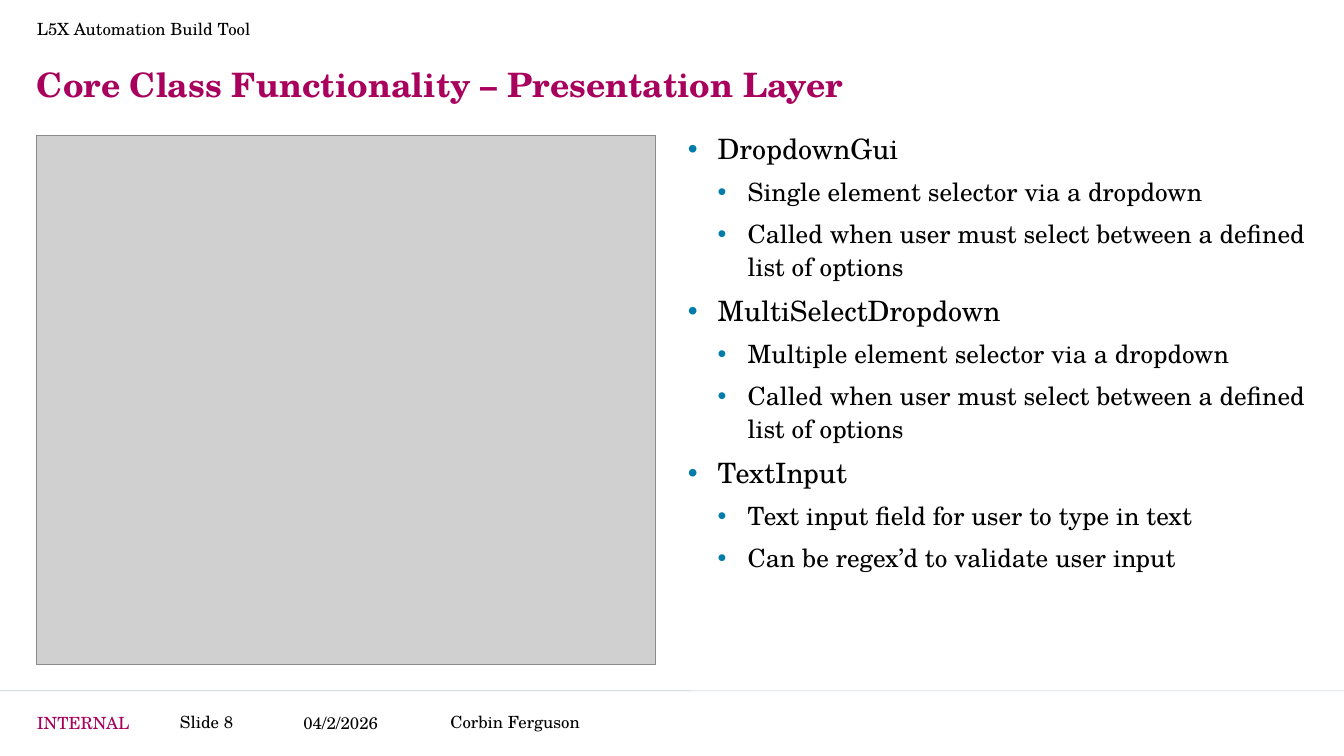
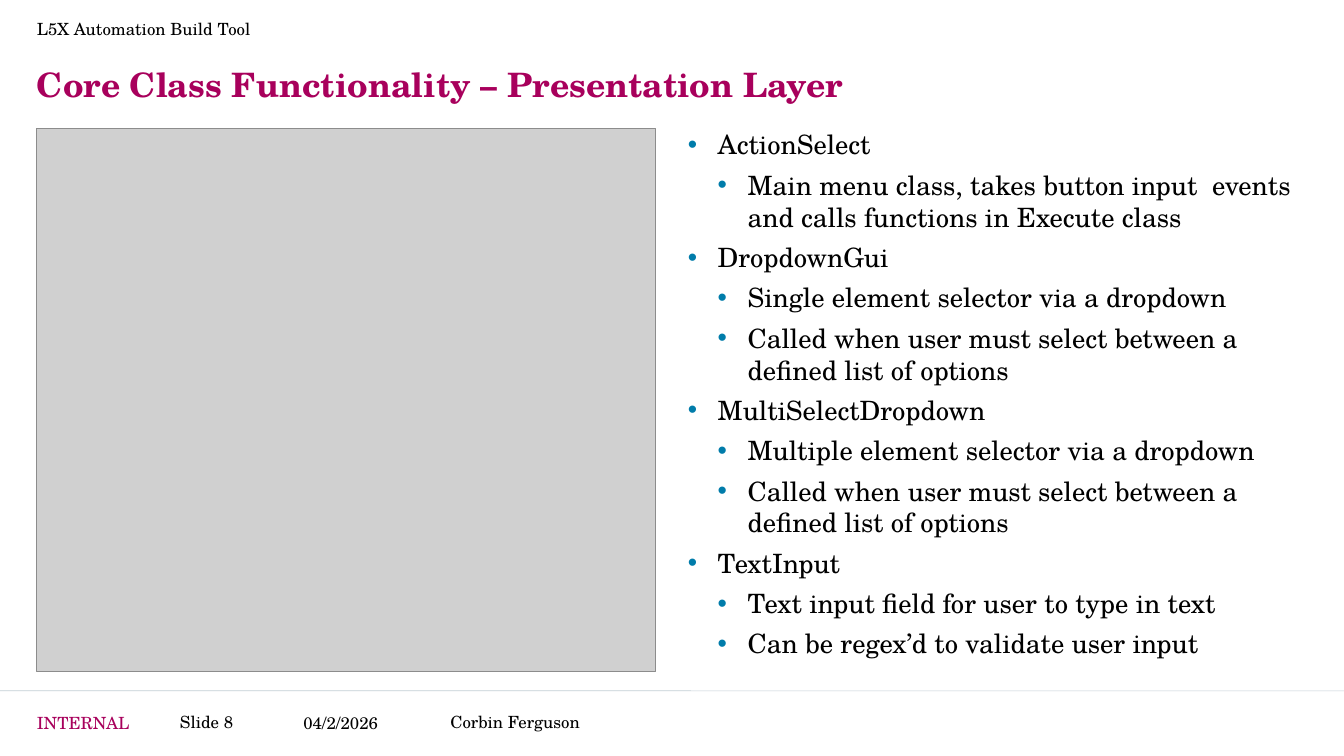
Before and after one commit to CorbinFerguson/ThesisBuildTool, a slide deck: slide 8 of Thesis Writing Documents/Project Development.pptx. Drawn at 1344x756 pixels with LibreOffice and Linux fonts; fonts in the diff are those of the drawing; grey boxes stand for pictures; background and template pictures are left out. Boxes give left, top, right and bottom in pixels: in the first picture for what was removed or moved away, otherwise in the second. Text is boxed around its words. In the diff, an @@ line names an element or a change of style, - is before the commit and + after.

```diff
--- a/Thesis Writing Documents/Project Development.pptx
+++ b/Thesis Writing Documents/Project Development.pptx
@@ picture: place and size @@
-picture at [37, 135, 656, 665]
+picture at [37, 128, 656, 671]
@@ text at [718, 134, 1290, 228]: paragraphs added @@
+• ActionSelect
+  • Main menu class, takes button input events and calls functions in Execute class
@@ text at [718, 247, 1254, 659]: size 20 to 19 pt in "DropdownGui", "MultiSelectDropdown", "TextInput"; size 18 to 19 pt in "Single element selector via a dropdown", "Called when user must select between a ...", "Multiple element selector via a dropdown", "Called when user must select between a ..." and 2 more places; line spacing 1.1 to 1 @@
```
Also in this commit, not shown: 5 other slides changed, 1 other file.
